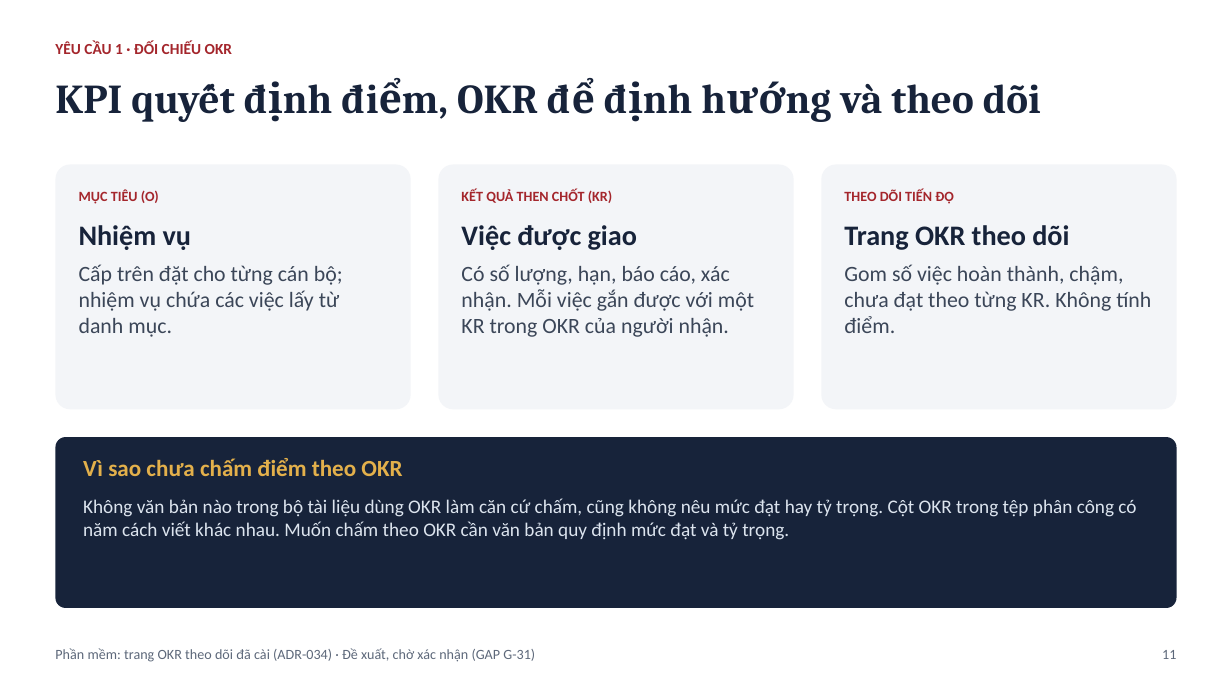
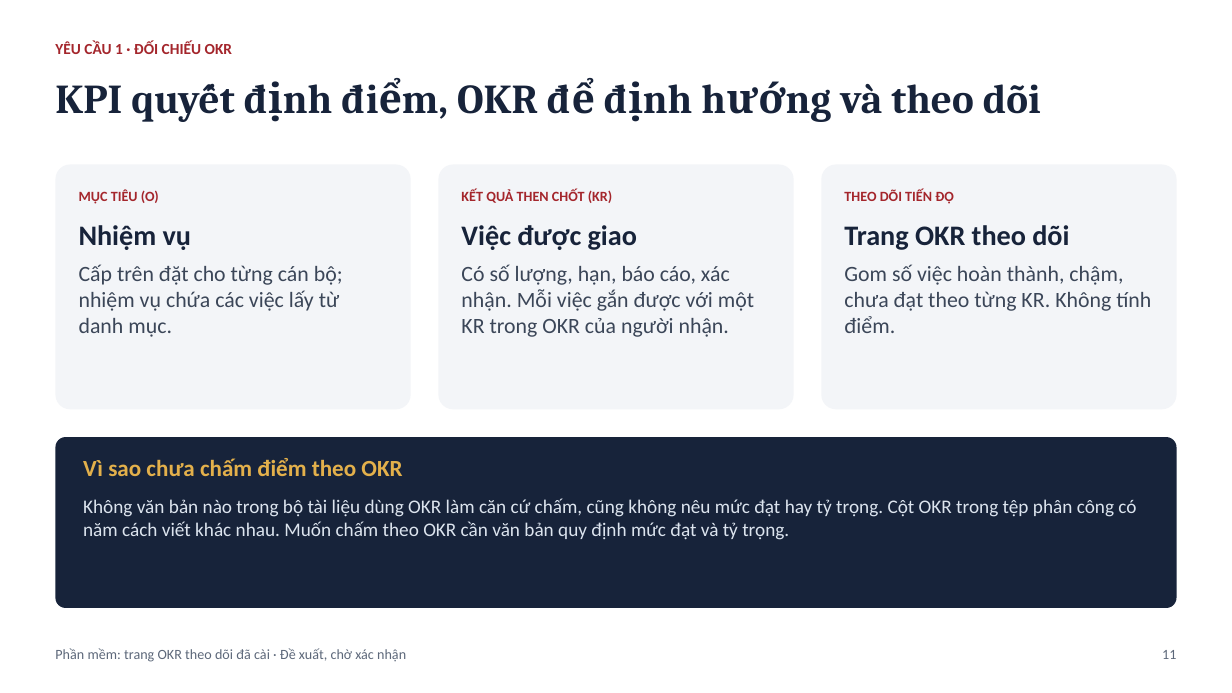
Before and after one commit to tuanhuu3264/btctu-apps, a slide deck: slide 11 of docs/tai_lieu_nop_bai/Slide-thuyet-trinh.pptx. Drawn at 1232x693 pixels with LibreOffice and Linux fonts; fonts in the diff are those of the drawing. Boxes give left, top, right and bottom in pixels: in the first picture for what was removed or moved away, otherwise in the second. Text is boxed around its words. In the diff, an @@ line names an element or a change of style, - is before the commit and + after.

```diff
--- a/docs/tai_lieu_nop_bai/Slide-thuyet-trinh.pptx
+++ b/docs/tai_lieu_nop_bai/Slide-thuyet-trinh.pptx
@@ text at (x1=55, y1=648, x2=406, y2=662): text changed @@
-Phần mềm: trang OKR theo dõi đã cài (ADR-034) · Đề xuất, chờ xác nhận (GAP G-31)
+Phần mềm: trang OKR theo dõi đã cài · Đề xuất, chờ xác nhận
```
Also in this commit, not shown: 7 other slides changed, 19 other files.
